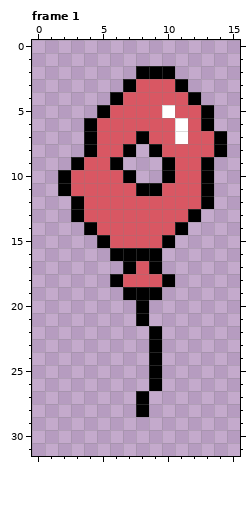
Pixel-art file: assets/sprites/raw_files/ballon-idle.ase. The picture above was drawn from the file before the commit.
16x32 pixels, 4 frames. Shown: frame 1. The commit also changed other frames, which this record leaves out.
After the commit:
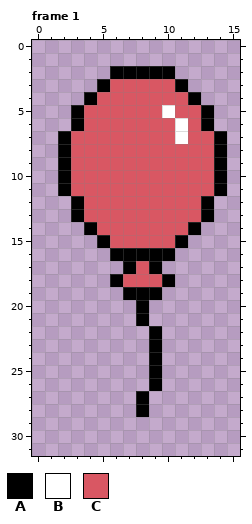
Palette (. is transparent): A #000000  B #ffffff  C #d95763
From the commit log: fix: corrupted balloon idle animation
Diff:
Frame 1:
Colour A now appears in row 2 at x 6 to 7; in row 3 at x 5; in row 4 at x 4; in rows 5 to 6 at x 3; in rows 7 to 8 at x 2; in row 9 at x 2 and 14.
Colour A now appears in rows 10 to 11 at x 14; in row 13 at x 13; in row 14 at x 12; in row 15 at x 11; in row 16 at x 10.
Colour C now appears in row 3 at x 6; in row 4 at x 5; in row 5 at x 4; in row 7 at x 3; in row 8 at x 3 and 8; in row 9 at x 7 to 9.
Colour C now appears in row 10 at x 8 to 9.
The author changed colour A to colour C in row 3 at x 7; in row 4 at x 6; in row 5 at x 5; in row 6 at x 4; in row 7 at x 4 and 8; in row 8 at x 4, 7 and 9.
The author changed colour A to colour C in row 9 at x 3, 6, 10 and 13; in row 10 at x 7, 10 and 13; in row 11 at x 8 to 9 and 13; in row 13 at x 12; in row 14 at x 11; in row 15 at x 10.
Changed places in both pictures, as pixel boxes (x1, y1, x2, y2):
changed: (58, 66, 227, 261)
